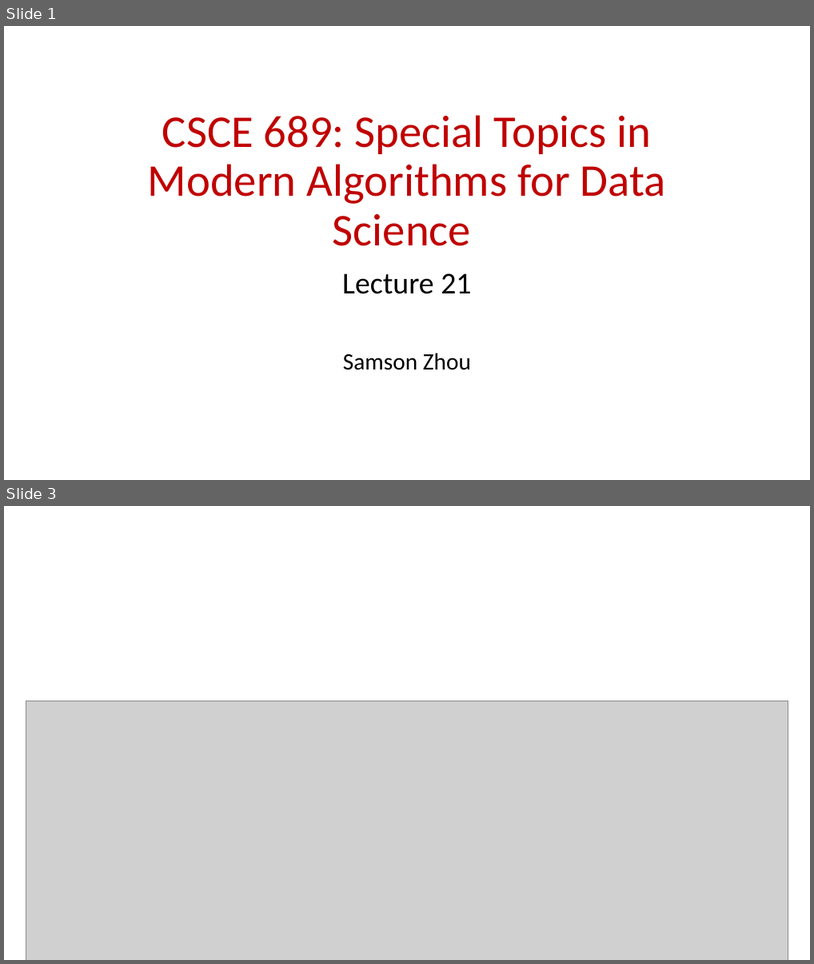
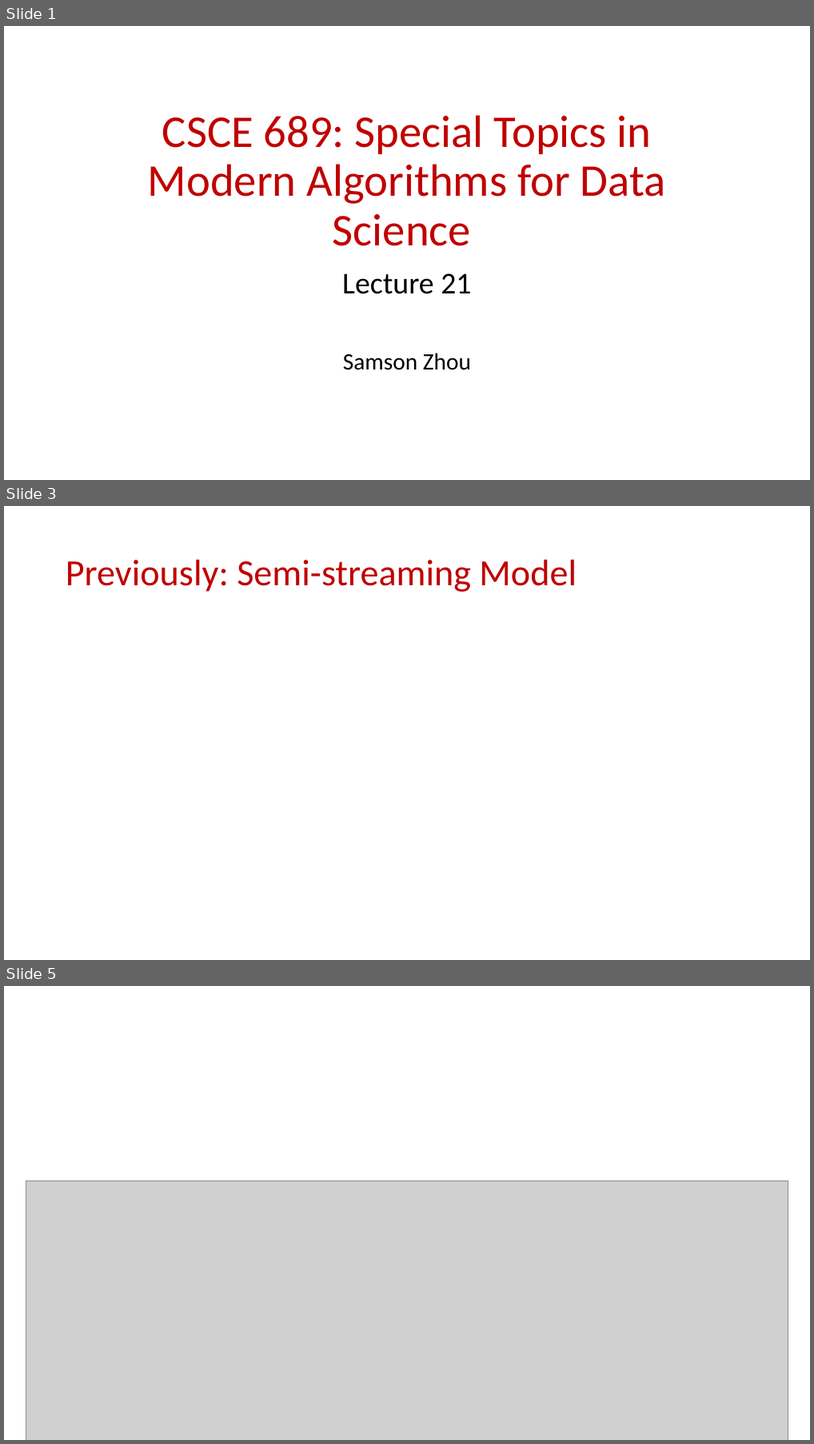
Before and after one commit to samsonzhou/samsonzhou.github.io, a slide deck: CSCE689-23/L21.pptx. Shown one above the other, each under a label of ours: slides 1 and 3 before the commit, slides 1, 3 and 5 after it; the slides between them are not shown. The pictures are 814x964 and 814x1444 pixels, drawn with LibreOffice and Linux fonts; fonts in the diff are those of the drawing; grey boxes stand for pictures. Boxes give left, top, right and bottom in pixels: in the first picture for what was removed or moved away, otherwise in the second. Text is boxed around its words. In the diff, an @@ line names an element or a change of style, - is before the commit and + after.

```diff
--- a/CSCE689-23/L21.pptx
+++ b/CSCE689-23/L21.pptx
@@ slide 3 added at <box>4,506,810,960</box>, background #FFFFFF @@
@@ title added at <box>66,560,577,592</box>, 44 pt, text #C00000 @@
+Previously: Semi-streaming Model
@@ what was slide 3 is now slide 5 @@
```
Also in this commit, not shown: 22 other slides added.
